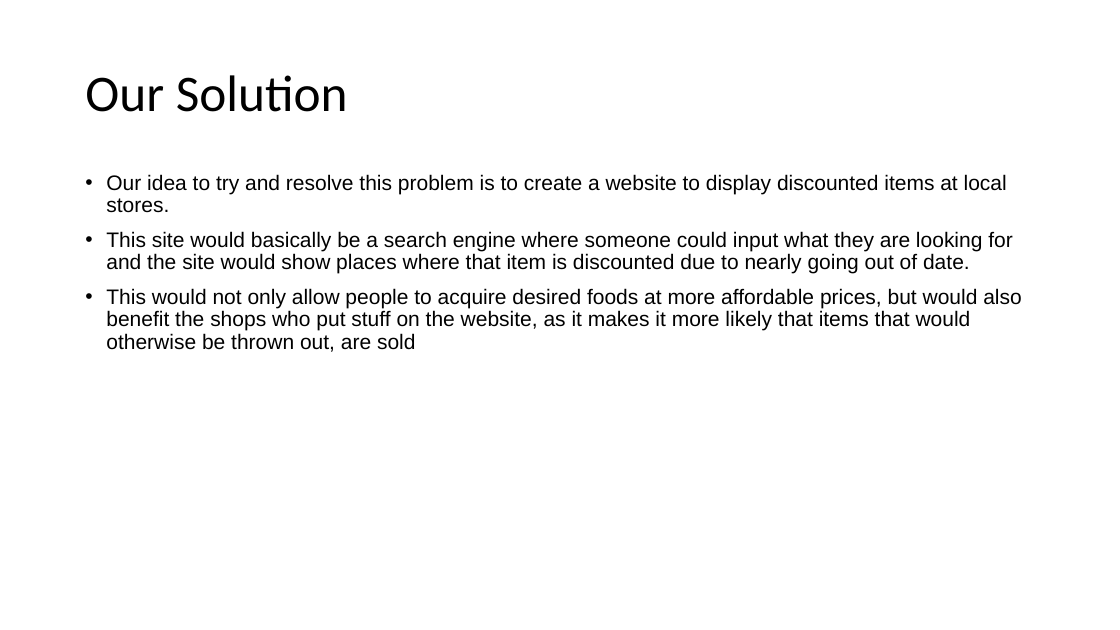
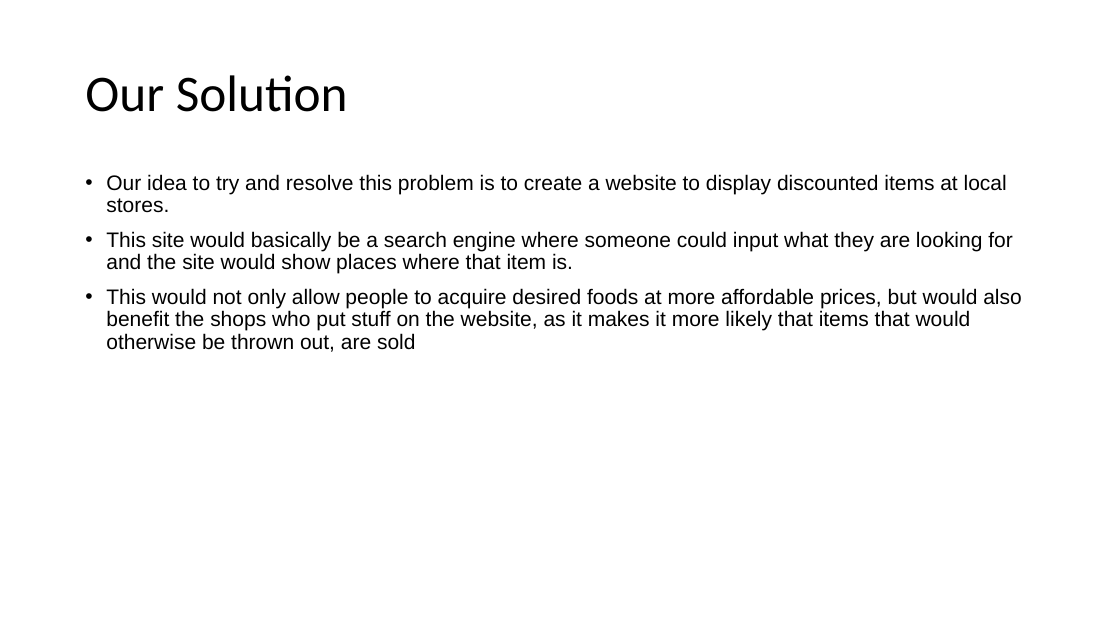
Before and after one commit to Omnikron13/synoptic-23, a slide deck: slide 3 of Files/Synoptic project 2023.pptx. Drawn at 1120x630 pixels with LibreOffice and Linux fonts; fonts in the diff are those of the drawing. Boxes give left, top, right and bottom in pixels: in the first picture for what was removed or moved away, otherwise in the second. Text is boxed around its words. In the diff, an @@ line names an element or a change of style, - is before the commit and + after.

```diff
--- a/Files/Synoptic project 2023.pptx
+++ b/Files/Synoptic project 2023.pptx
@@ text at [106,231,1012,274]: text changed @@
-• This site would basically be a search engine where someone could input what they are looking for and the site would show places where that item is discounted due to nearly going out of date.
+• This site would basically be a search engine where someone could input what they are looking for and the site would show places where that item is.
```
Also in this commit, not shown: 1 other slide changed, 1 slide added.
